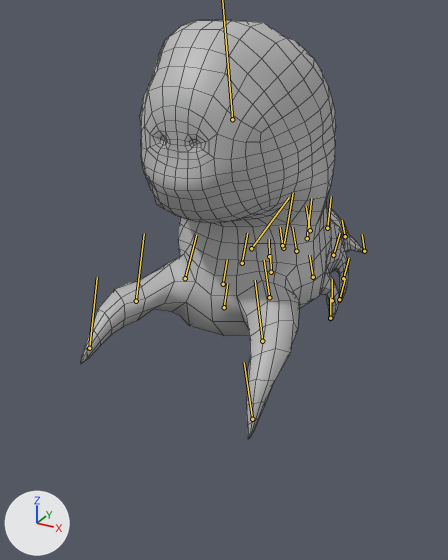
The FBX model TLRCameraTestProject/Assets/Animations/RedMon/SandMonsterWalk.fbx, before and after one commit.
One viewpoint serves both versions: a 50 mm lens placed at (0.0101, -0.016, 0.013), pointed at (-0.0013, 0.0047, 0.0027). The lights are fixed; the arrows at lower left show +X, +Y and +Z. Both versions are drawn at frame 29 of the action 'Take 001'; the numbers are the values there. The bones that bend it are drawn over the model as lines. Mesh edges are drawn as thin lines.

Objects in the first picture: 'SandMonsterBody'.
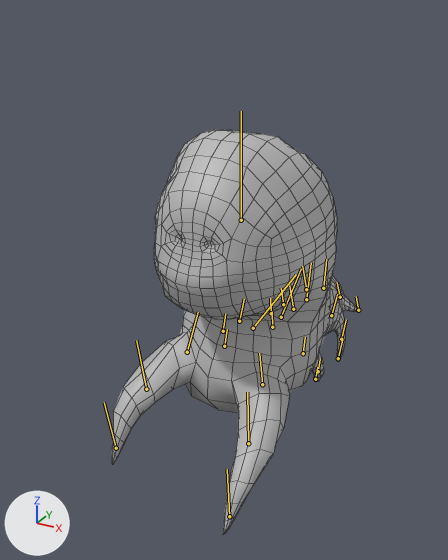
What differs and where, as boxes (x1, y1, x2, y2) in the pictures (448 x 560 px):
'SandMonsterBody', posed (13% narrower): before (81, 20, 366, 439); after (112, 129, 360, 534)
bone 'Root', root to tip: before (327, 228) to (331, 196); after (323, 288) to (326, 259)
bone 'Spine1', root to tip: before (307, 238) to (311, 198); after (306, 299) to (311, 262)
bone 'Spine2', root to tip: before (283, 248) to (293, 192); after (281, 317) to (301, 269)
bone 'Spine3', root to tip: before (251, 248) to (289, 197); after (253, 328) to (296, 274)
bone 'LFrontLeg', root to tip: before (269, 297) to (264, 260); after (262, 384) to (259, 353)
bone 'LFrontKnee', root to tip: before (262, 341) to (255, 280); after (248, 443) to (247, 392)
bone 'RFrontLeg', root to tip: before (185, 278) to (196, 235); after (187, 352) to (198, 312)
bone 'RFrontKnee', root to tip: before (136, 301) to (144, 233); after (146, 389) to (136, 340)
bone 'LMIddleFrontKnee', root to tip: before (332, 300) to (332, 279); after (318, 371) to (320, 359)
bone 'RMIddleFrontLeg', root to tip: before (242, 263) to (247, 233); after (239, 321) to (244, 299)
bone 'LMiddleBackLeg', root to tip: before (333, 255) to (340, 233); after (331, 315) to (337, 294)

Edits to the bpy script that builds the scene:
```text
Change bone_root:
    where bone_root = bpy.data.objects['Walk'].pose.bones['Root']
    bone_root.location: (0.038, 0.342, 0.0) -> (0.0, 0.0, 0.0)
Change bone_spine1:
    where bone_spine1 = bpy.data.objects['Walk'].pose.bones['Spine1']  # child of 'Root'
    bone_spine1.location: (0.0, 0.0, 0.0) -> (-0.043, 0.007, 0.0)
Change bone_spine2:
    where bone_spine2 = bpy.data.objects['Walk'].pose.bones['Spine2']  # child of 'Spine1'
    bone_spine2.location: (0.0, 0.0, 0.0) -> (0.037, -0.012, 0.0)
    bone_spine2.rotation_quaternion: (1.0, 0.0, 0.0, 0.0) -> (0.993, -0.114, 0.023, -0.003)  # degrees (0, 0, 0) -> degrees (-13, 3, -1)
Change bone_spine3:
    where bone_spine3 = bpy.data.objects['Walk'].pose.bones['Spine3']  # child of 'Spine2'
    bone_spine3.location: (0.0, 0.0, 0.0) -> (0.002, -0.008, 0.0)
    bone_spine3.rotation_quaternion: (1.0, 0.0, 0.0, 0.0) -> (0.997, 0.0, -0.082, 0.0)  # degrees (0, 0, 0) -> degrees (0, -9, 0)
Change bone_head:
    where bone_head = bpy.data.objects['Walk'].pose.bones['Head']  # child of 'Spine3'
    bone_head.rotation_quaternion: (0.996, 0.092, 0.0, 0.0) -> (0.993, -0.034, 0.096, 0.062)  # degrees (11, 0, 0) -> degrees (-3, 11, 7)
Change bone_lfrontleg:
    where bone_lfrontleg = bpy.data.objects['Walk'].pose.bones['LFrontLeg']  # child of 'Spine3'
    bone_lfrontleg.rotation_quaternion: (0.987, 0.159, 0.0, 0.0) -> (0.989, 0.149, 0.0, 0.0)  # degrees (18, 0, 0) -> degrees (17, 0, 0)
Change bone_lfrontknee:
    where bone_lfrontknee = bpy.data.objects['Walk'].pose.bones['LFrontKnee']  # child of 'LFrontLeg'
    bone_lfrontknee.location: (0.0, 0.078, 0.096) -> (0.0, 0.03, 0.106)
    bone_lfrontknee.rotation_quaternion: (1.0, -0.027, 0.0, 0.0) -> (0.998, -0.06, 0.0, 0.0)  # degrees (-3, 0, 0) -> degrees (-7, 0, 0)
Change bone_rfrontleg:
    where bone_rfrontleg = bpy.data.objects['Walk'].pose.bones['RFrontLeg']  # child of 'Spine3'
    bone_rfrontleg.rotation_quaternion: (0.961, -0.277, 0.0, 0.0) -> (0.982, -0.168, 0.078, -0.032)  # degrees (-32, 0, 0) -> degrees (-20, 8, -5)
Change bone_rfrontknee:
    where bone_rfrontknee = bpy.data.objects['Walk'].pose.bones['RFrontKnee']  # child of 'RFrontLeg'
    bone_rfrontknee.location: (0.0, -0.099, 0.003) -> (0.037, -0.108, 0.033)
    bone_rfrontknee.rotation_quaternion: (0.991, 0.136, 0.0, 0.0) -> (0.96, 0.271, -0.036, 0.063)  # degrees (16, 0, 0) -> degrees (31, -6, 6)
Change bone_lmiddlefrontknee:
    where bone_lmiddlefrontknee = bpy.data.objects['Walk'].pose.bones['LMIddleFrontKnee']  # child of 'LMIddleFrontLeg'
    bone_lmiddlefrontknee.location: (0.0, -0.006, 0.024) -> (0.0, 0.0, 0.0)
    bone_lmiddlefrontknee.rotation_quaternion: (0.993, -0.121, 0.0, 0.0) -> (1.0, 0.0, 0.0, 0.0)  # degrees (-14, 0, 0) -> degrees (0, 0, 0)
Change bone_rmiddlefrontleg:
    where bone_rmiddlefrontleg = bpy.data.objects['Walk'].pose.bones['RMIddleFrontLeg']  # child of 'Spine2'
    bone_rmiddlefrontleg.rotation_quaternion: (0.983, -0.182, 0.0, 0.0) -> (0.998, 0.057, 0.0, 0.0)  # degrees (-21, 0, 0) -> degrees (6, 0, 0)
Change bone_lmiddlebackleg:
    where bone_lmiddlebackleg = bpy.data.objects['Walk'].pose.bones['LMiddleBackLeg']  # child of 'Spine1'
    bone_lmiddlebackleg.rotation_quaternion: (0.941, -0.338, 0.0, 0.0) -> (0.948, -0.319, 0.0, 0.0)  # degrees (-40, 0, 0) -> degrees (-37, 0, 0)
```
